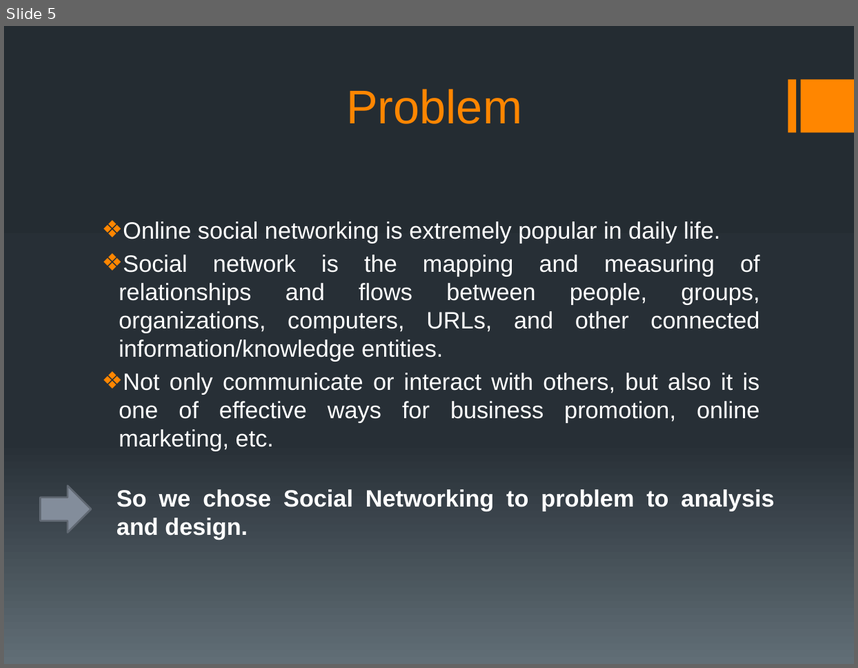
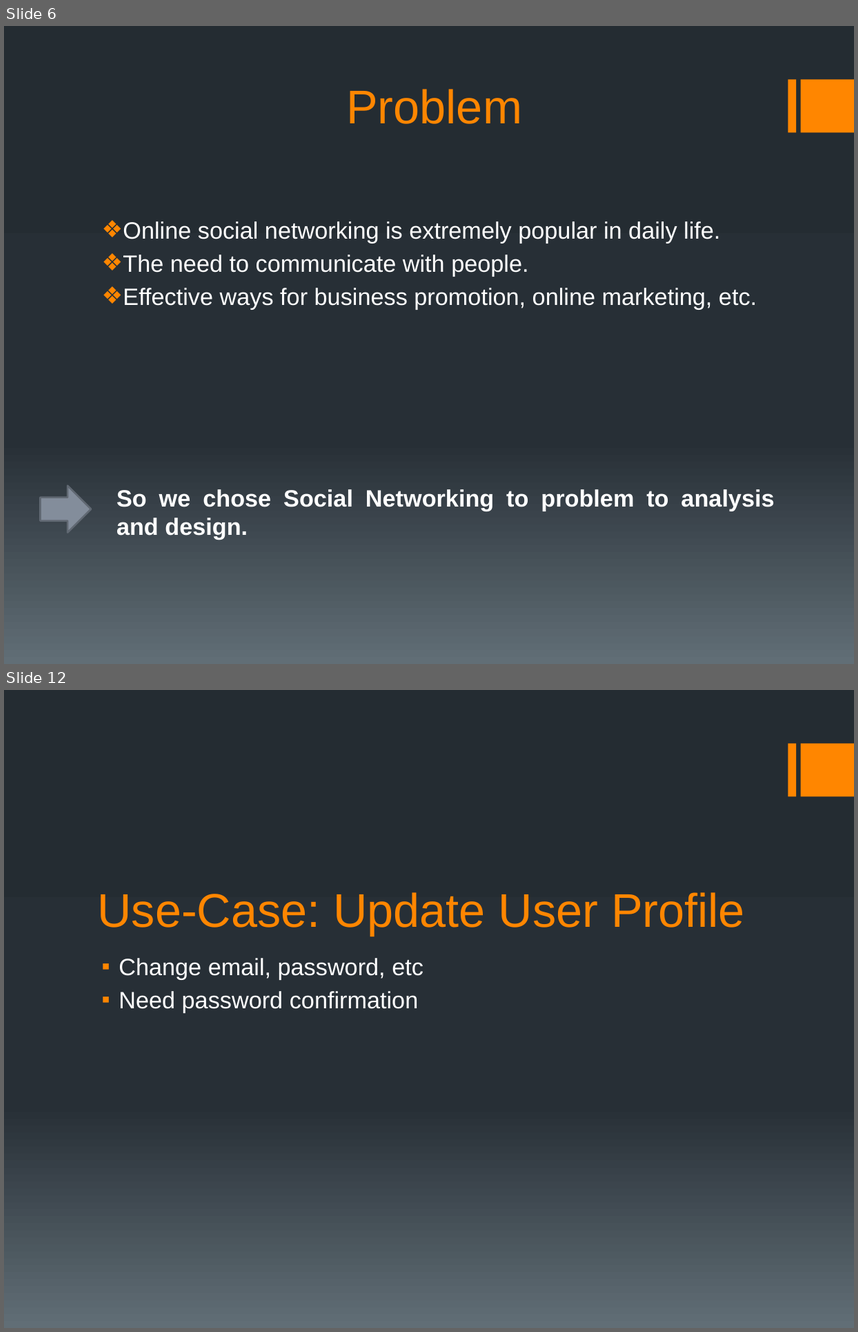
Before and after one commit to cuongtqc/ooad, a slide deck: Social Networking.pptx. Shown one above the other, each under a label of ours: slide 5 before the commit, slides 6 and 12 after it; the slides between them are not shown. The pictures are 858x668 and 858x1332 pixels, drawn with LibreOffice and Linux fonts; fonts in the diff are those of the drawing. Boxes give left, top, right and bottom in pixels: in the first picture for what was removed or moved away, otherwise in the second. Text is boxed around its words. In the diff, an @@ line names an element or a change of style, - is before the commit and + after.

```diff
--- a/Social Networking.pptx
+++ b/Social Networking.pptx
@@ slide 12 added at (x1=4, y1=690, x2=854, y2=1328), background gradient #242C33 to #273037 to #636D76; not listed: 2 template elements that a slide beside it also shows @@
@@ title added at (x1=98, y1=892, x2=745, y2=936), 40 pt, text #FF8600 @@
+Use-Case: Update User Profile
@@ text added at (x1=119, y1=958, x2=424, y2=1013), 20 pt, text #FFFFFF @@
+▪ Change email, password, etc
+▪ Need password confirmation
@@ what was slide 5 is now slide 6 @@
@@ slide 6 changed as well @@
@@ text at (x1=123, y1=254, x2=757, y2=309): text changed @@
-❖ Social network is the mapping and measuring of relationships and flows between people, groups, organizations, computers, URLs, and other connected information/knowledge entities.
-❖ Not only communicate or interact with others, but also it is one of effective ways for business promotion, online marketing, etc.
+❖ The need to communicate with people.
+❖ Effective ways for business promotion, online marketing, etc.
```
Also in this commit, not shown: 5 other slides changed, 23 other slides added, 4 slides removed.
